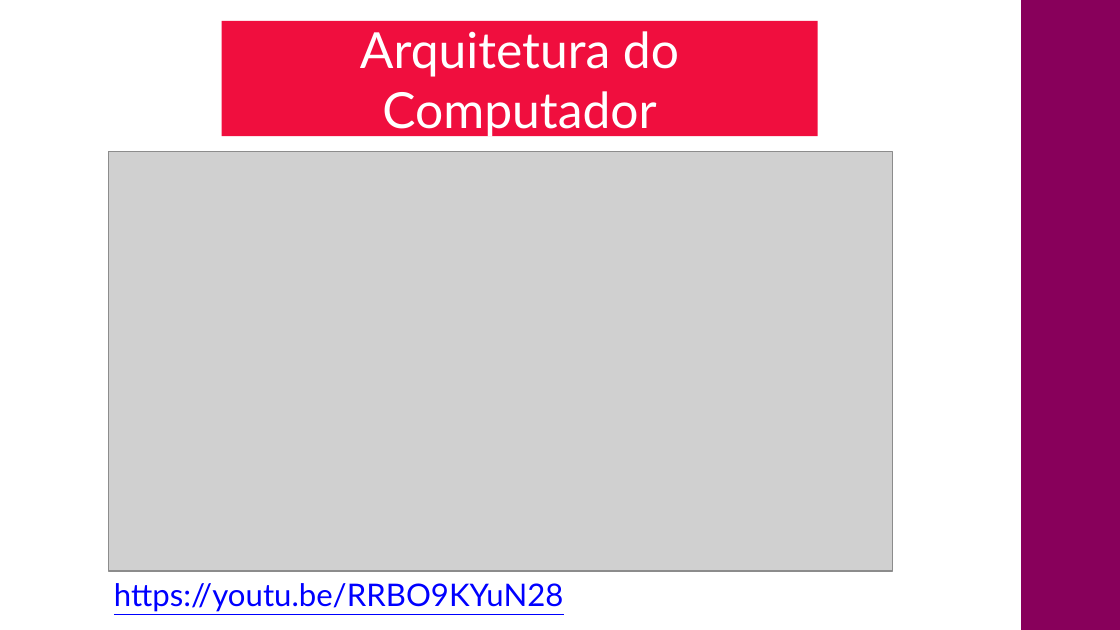
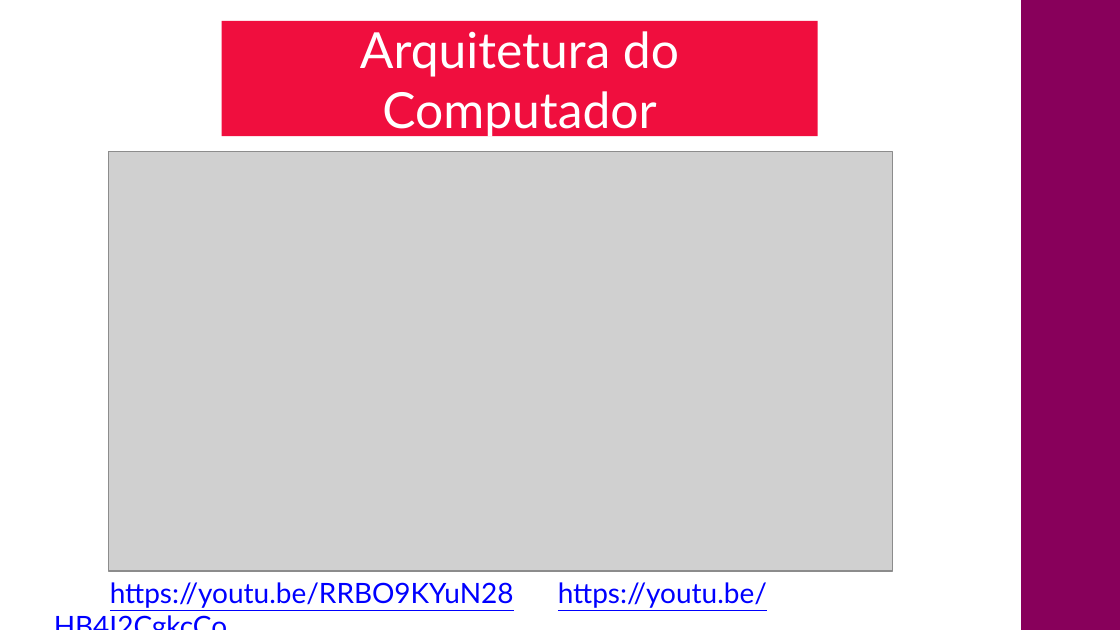
Before and after one commit to CloudEducationBrazil/nidyduqswyden, a slide deck: slide 6 of 01 Classes/Aula01- Noções de Informática.pptx (slide 5 before the commit). Drawn at 1120x630 pixels with LibreOffice and Linux fonts; fonts in the diff are those of the drawing; grey boxes stand for pictures; background and template pictures are left out. Boxes give left, top, right and bottom in pixels: in the first picture for what was removed or moved away, otherwise in the second. Text is boxed around its words. In the diff, an @@ line names an element or a change of style, - is before the commit and + after.

Commit message:
arq comput NID 18Abr2024

```diff
--- a/01 Classes/Aula01- Noções de Informática.pptx
+++ b/01 Classes/Aula01- Noções de Informática.pptx
@@ text at box(110, 582, 767, 608): text changed; size 20 to 18 pt @@
-  https://youtu.be/RRBO9KYuN28
+  https://youtu.be/RRBO9KYuN28 https://youtu.be/HB4I2CgkcCo
```
Also in this commit, not shown: 1 slide added, 2 other files.
